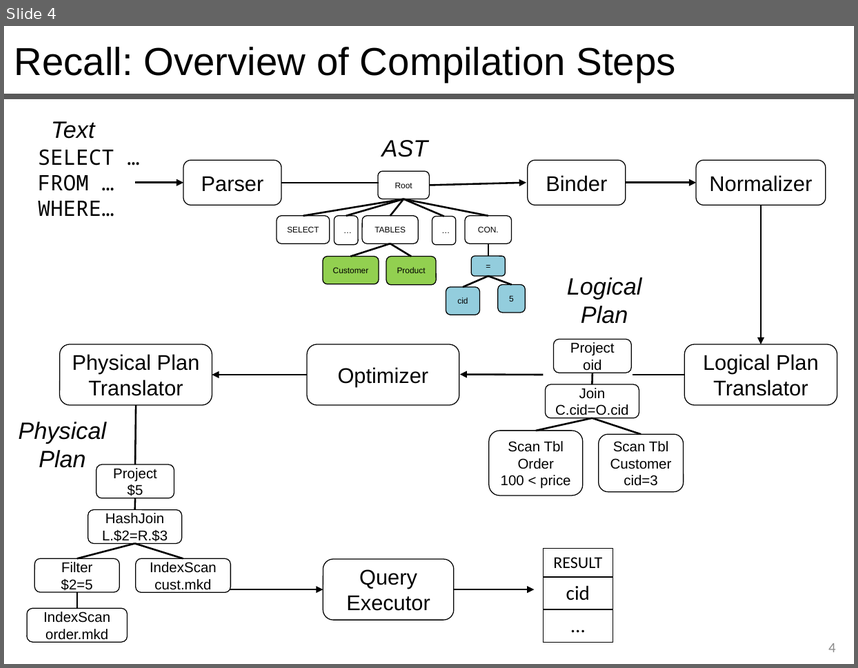
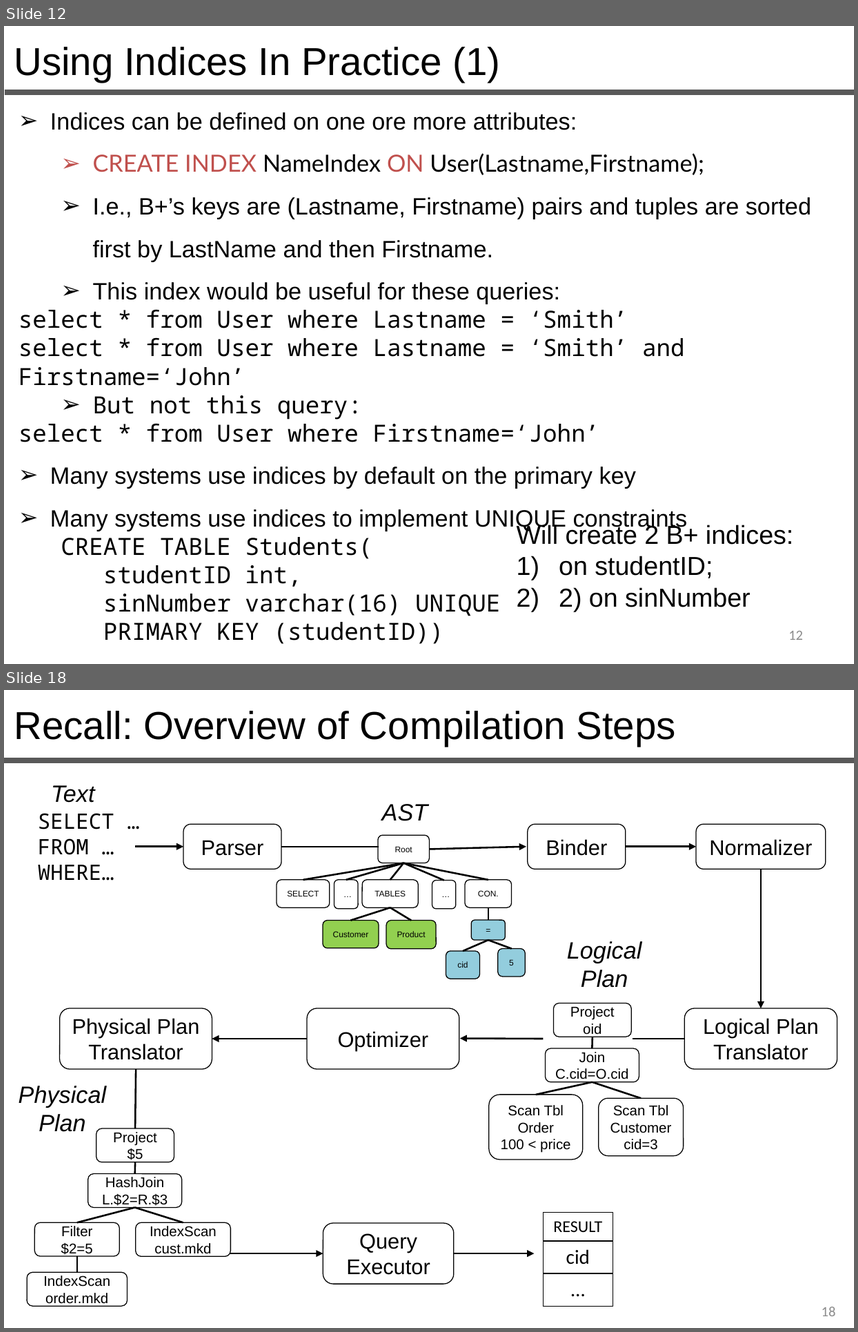
Before and after one commit to queryproc/slides, a slide deck: 13-14-query-processing.pptx. Shown one above the other, each under a label of ours: slide 4 before the commit, slides 12 and 18 after it; the slides between them are not shown. The pictures are 858x668 and 858x1332 pixels, drawn with LibreOffice and Linux fonts; fonts in the diff are those of the drawing. Boxes give left, top, right and bottom in pixels: in the first picture for what was removed or moved away, otherwise in the second. Text is boxed around its words. In the diff, an @@ line names an element or a change of style, - is before the commit and + after.

```diff
--- a/13-14-query-processing.pptx
+++ b/13-14-query-processing.pptx
@@ slide 12 added at (x1=4, y1=26, x2=854, y2=664), background #FFFFFF @@
@@ text added at (x1=14, y1=47, x2=501, y2=82), 33 pt, text #000000 @@
+Using Indices In Practice (1)
@@ line added from (4, 92) to (854, 92), #595959 4.5 pt @@
@@ text added at (x1=18, y1=112, x2=811, y2=616), 20 pt, text #000000 @@
+➢ Indices can be defined on one ore more attributes:
+  ➢ CREATE INDEX NameIndex ON User(Lastname,Firstname);
+  ➢ I.e., B+’s keys are (Lastname, Firstname) pairs and tuples are sorted first by LastName and then Firstname.
+  ➢ This index would be useful for these queries:
+select * from User where Lastname = ‘Smith’
+select * from User where Lastname = ‘Smith’ and Firstname=‘John’
+  ➢ But not this query:
+select * from User where Firstname=‘John’
+➢ Many systems use indices by default on the primary key
+➢ Many systems use indices to implement UNIQUE constraints
+  CREATE TABLE Students(
+  studentID int,
+  sinNumber varchar(16) UNIQUE
+  PRIMARY KEY (studentID))
@@ text added at (x1=517, y1=523, x2=793, y2=611), 22 pt, text #000000 @@
+Will create 2 B+ indices:
+1) on studentID;
+2) 2) on sinNumber
@@ page number added at (x1=789, y1=630, x2=803, y2=639), 12 pt, text #8C8C8C @@
+12
@@ what was slide 4 is now slide 18 @@
@@ page number at (x1=822, y1=1306, x2=836, y2=1316): text changed @@
-4
+18
```
Also in this commit, not shown: 8 slides changed, 13 other slides added, 1 other file.
